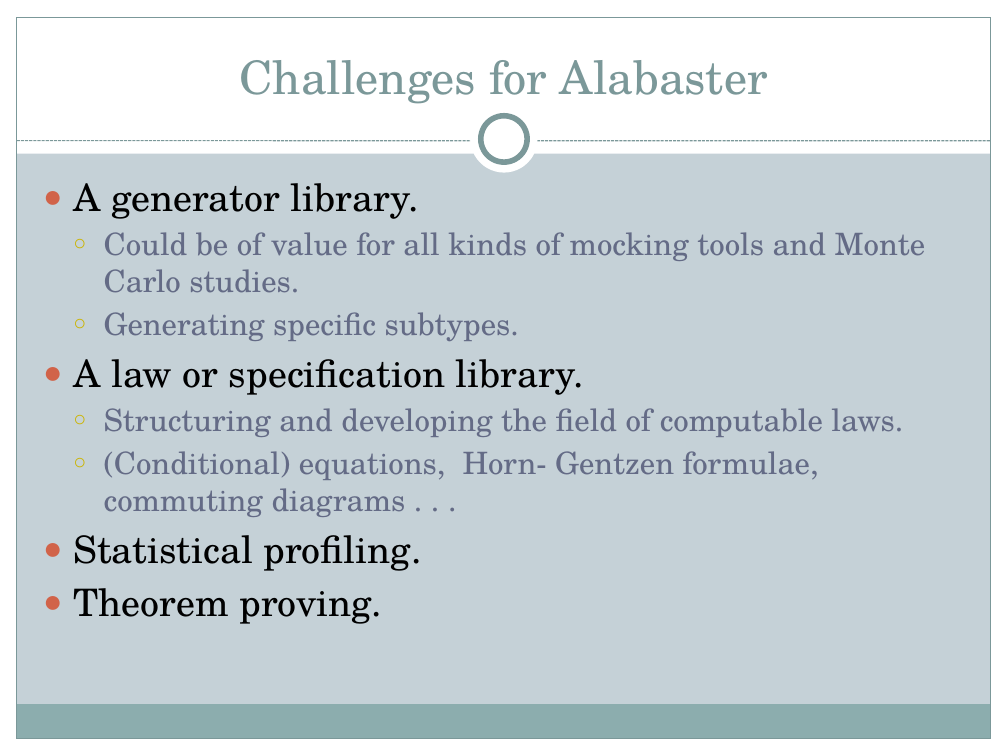
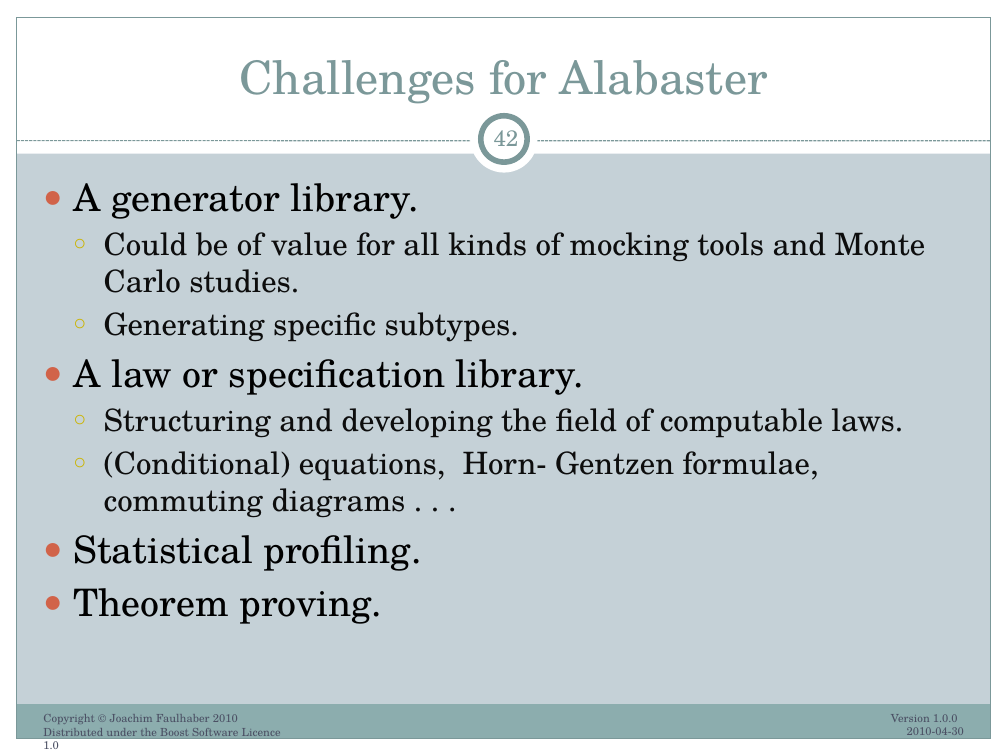
Before and after one commit to ryppl/boost-history, a slide deck: slide 42 of itl/libs/validate/doc/boostcon2010/BoostAlabaster.pptx (slide 41 before the commit). Drawn at 1008x756 pixels with LibreOffice and Linux fonts; fonts in the diff are those of the drawing. Boxes give left, top, right and bottom in pixels: in the first picture for what was removed or moved away, otherwise in the second. Text is boxed around its words. In the diff, an @@ line names an element or a change of style, - is before the commit and + after.

Commit message:
First Version 1.0.0 of the BoostCon2010 talk on Boost.Alabster is now complete.
SVN-Revision: 61706

```diff
--- a/itl/libs/validate/doc/boostcon2010/BoostAlabaster.pptx
+++ b/itl/libs/validate/doc/boostcon2010/BoostAlabaster.pptx
@@ page number added at bbox=[494, 124, 519, 146], 16 pt, text #7C999A @@
+42
@@ text at bbox=[104, 232, 926, 518]: text colour #646B86 to #0D0D0D in "Could be of value for all kinds ...", "Generating specific subtypes.", "Structuring and developing the field of computable ...", "(Conditional) equations, Horn- Gentzen formulae, commuting d ..." @@
@@ text added at bbox=[43, 714, 281, 749], 8 pt, text #4B5064 @@
+Copyright © Joachim Faulhaber 2010 Distributed under the Boost Software Licence 1.0
@@ text added at bbox=[891, 714, 964, 735], 8 pt, text #4B5064 @@
+Version 1.0.0 2010-04-30
```
Also in this commit, not shown: 42 other slides changed, 1 slide added, 3 slides removed.
